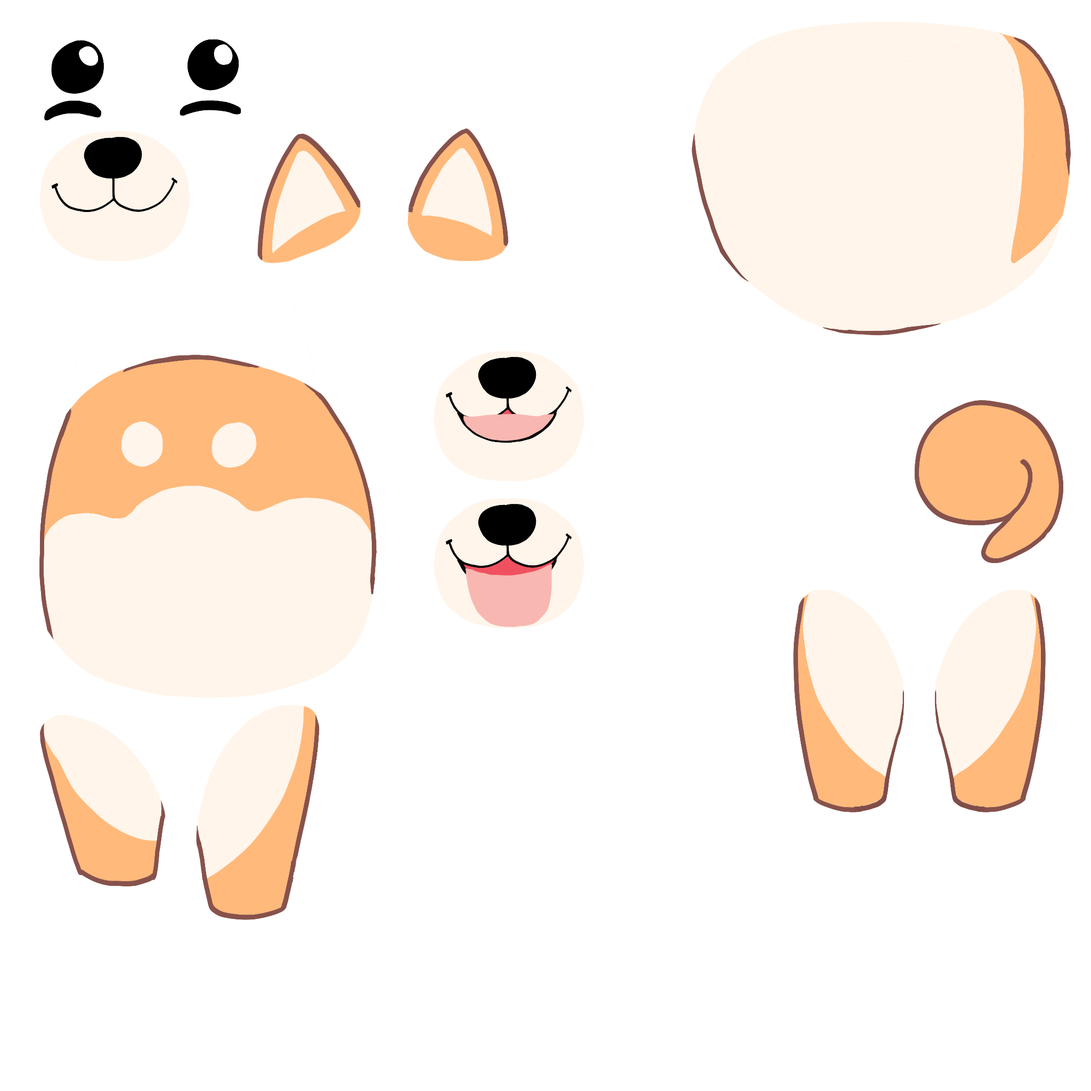
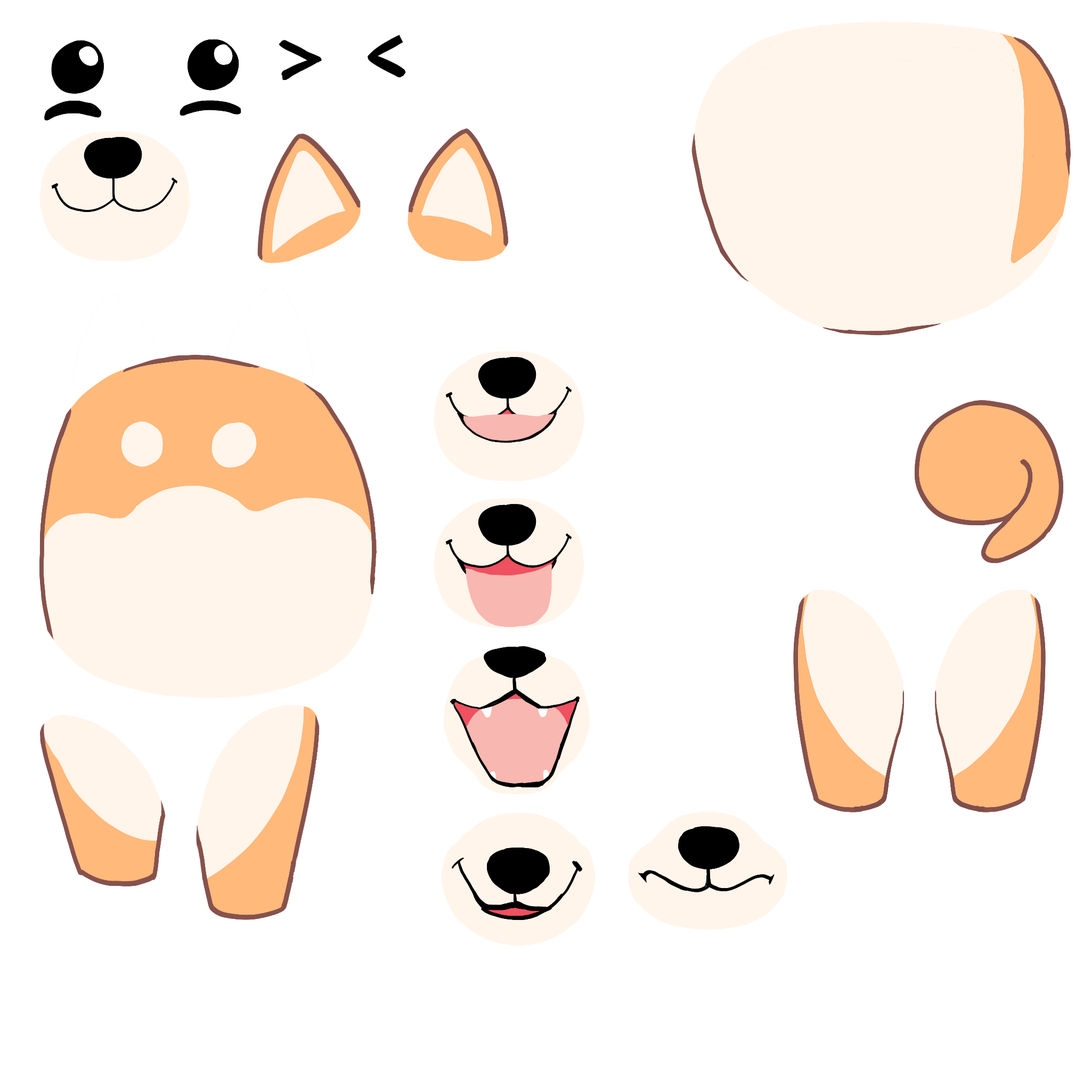
Two versions of the same layered image (1091 × 1091). Layer-by-layer changes:
added layer "Layer 6" in group "d" over [left=441, top=812, right=596, bottom=947]
added layer "bark 2" in group "d" over [left=443, top=646, right=590, bottom=795]
added layer "Layer 7" in group "d" over [left=637, top=826, right=778, bottom=893]
added layer "Layer 8" in group "d" over [left=628, top=811, right=788, bottom=932]
added layer "Layer 3" in group "d" over [left=279, top=34, right=407, bottom=81]
